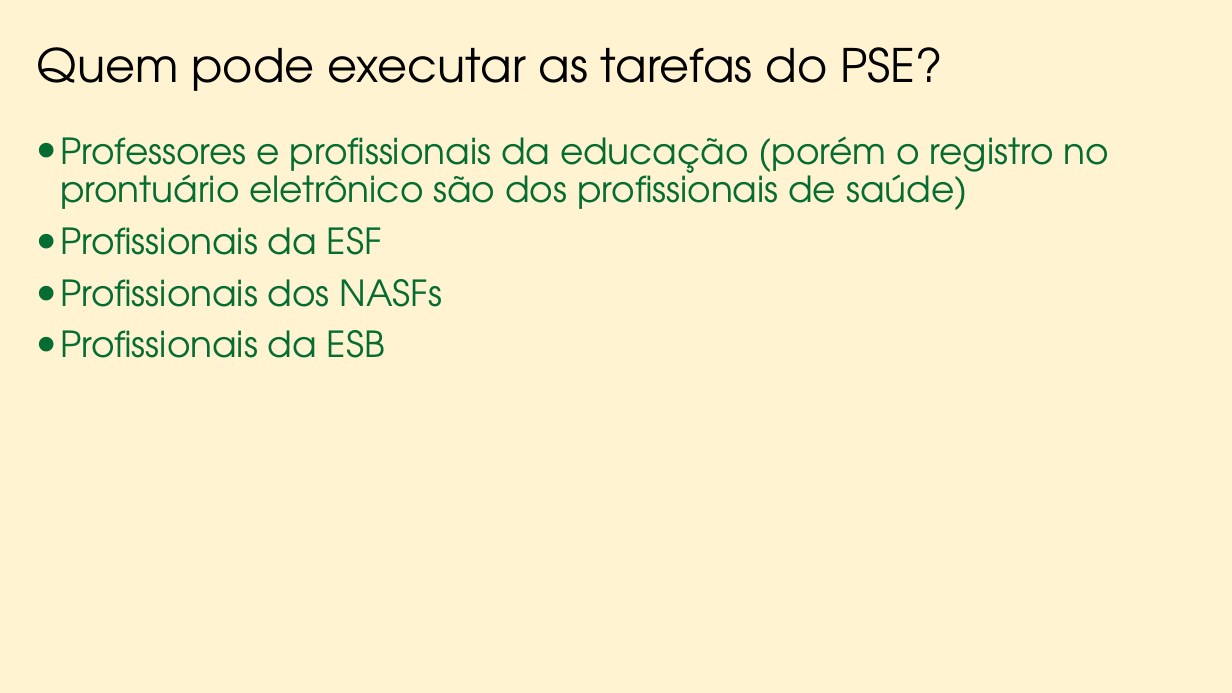
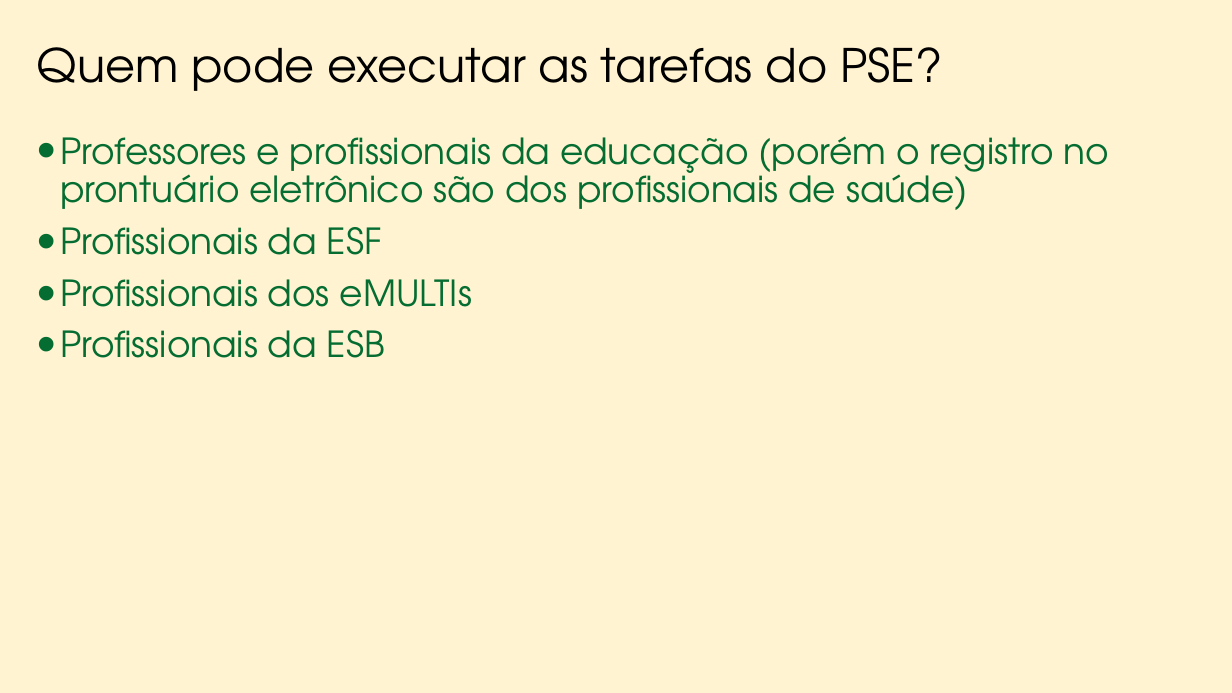
Before and after one commit to marfontenele2/MeusCursos, a slide deck: slide 9 of PSE.pptx. Drawn at 1232x693 pixels with LibreOffice and Linux fonts; fonts in the diff are those of the drawing; background and template pictures are left out. Boxes give left, top, right and bottom in pixels: in the first picture for what was removed or moved away, otherwise in the second. Text is boxed around its words. In the diff, an @@ line names an element or a change of style, - is before the commit and + after.

```diff
--- a/PSE.pptx
+++ b/PSE.pptx
@@ text at (x1=60, y1=279, x2=472, y2=307): text changed @@
-• Profissionais dos NASFs
+• Profissionais dos eMULTIs
```
Also in this commit, not shown: 2 other slides changed, 4 slides added, 6 slides removed.
